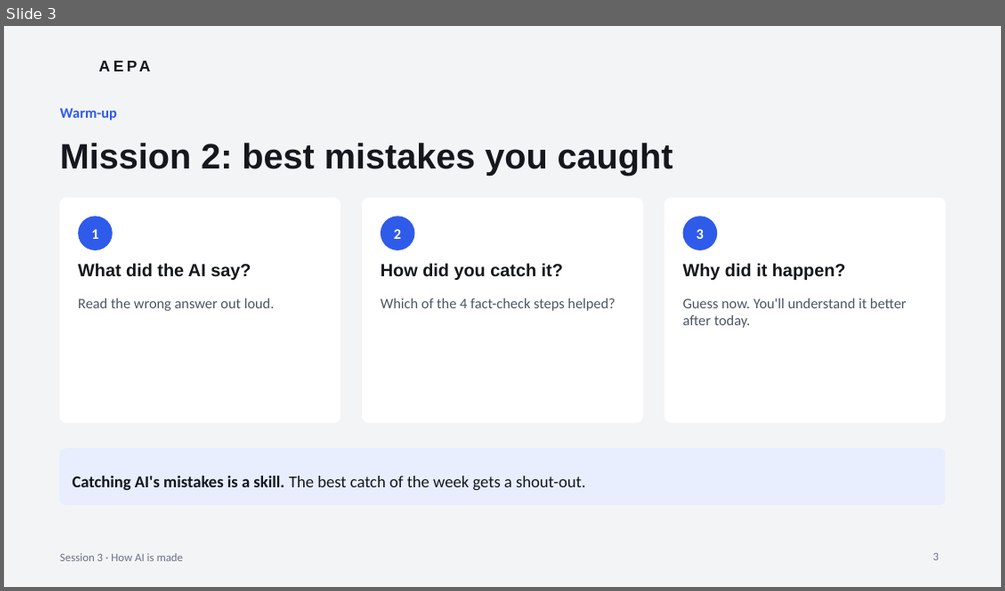
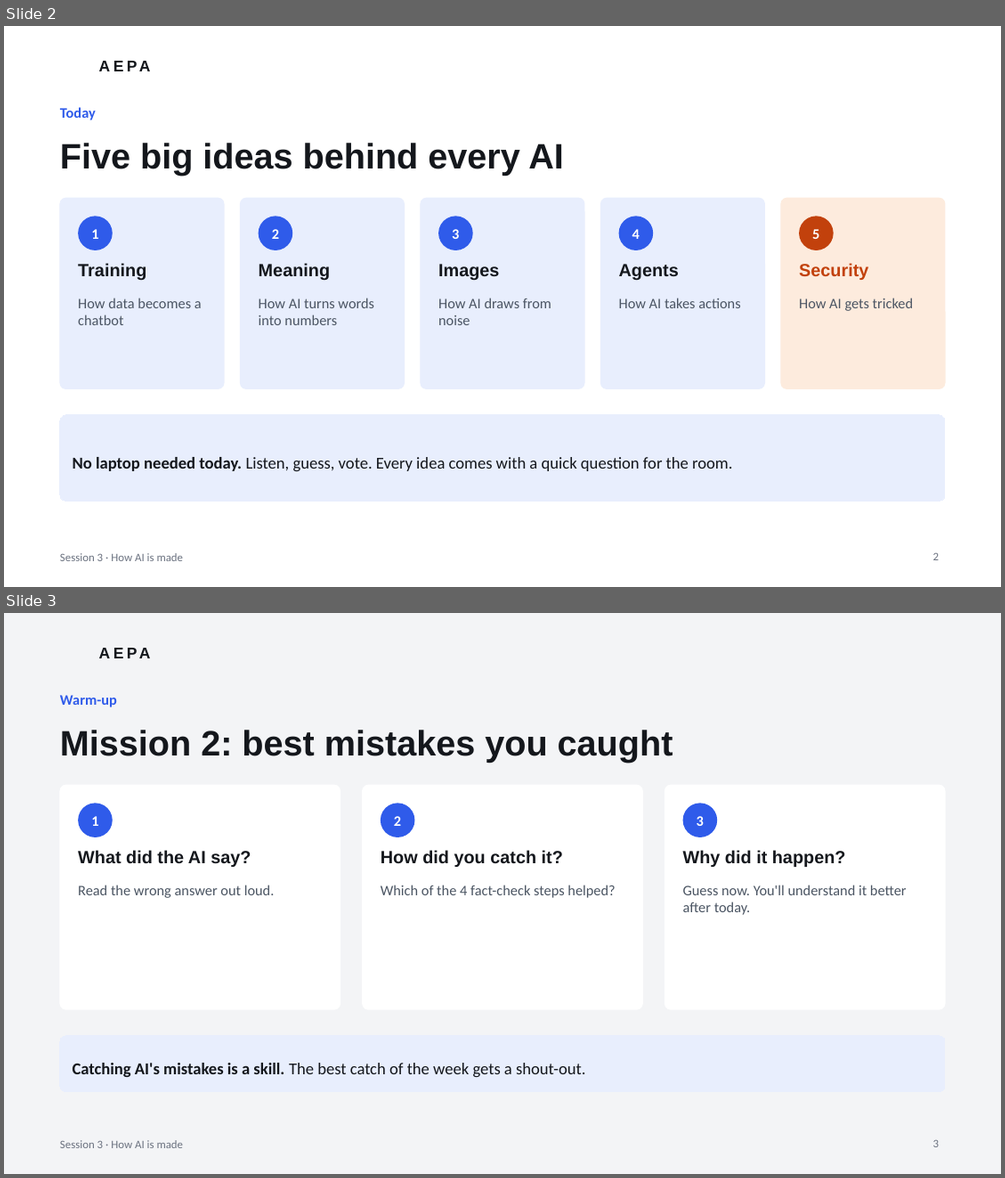
Before and after one commit to JTSG-cons/aepa-sessions, a slide deck: session-3/AEPA-Session-3.pptx. Shown one above the other, each under a label of ours: slide 3 before the commit, slides 2 and 3 after it. The pictures are 1005x591 and 1005x1178 pixels, drawn with LibreOffice and Linux fonts; fonts in the diff are those of the drawing; background and template pictures are left out. Boxes give left, top, right and bottom in pixels: in the first picture for what was removed or moved away, otherwise in the second. Text is boxed around its words. In the diff, an @@ line names an element or a change of style, - is before the commit and + after.

```diff
--- a/session-3/AEPA-Session-3.pptx
+++ b/session-3/AEPA-Session-3.pptx
@@ slide 2 added at (4,26,1001,587), background #FFFFFF; not listed: 2 template elements that a slide beside it also shows @@
@@ text added at (60,107,96,120), 14 pt, text #2F5BEA, bold @@
+Today
@@ title added at (60,143,564,175), 34 pt, text #14171C, bold @@
+Five big ideas behind every AI
@@ rounded rectangle added at (60,198,224,389), fill #E8EEFD, outline #E8EEFD 1 pt @@
@@ rounded rectangle added at (241,198,404,389), fill #E8EEFD, outline #E8EEFD 1 pt @@
@@ rounded rectangle added at (421,198,584,389), fill #E8EEFD, outline #E8EEFD 1 pt @@
@@ rounded rectangle added at (600,198,764,389), fill #E8EEFD, outline #E8EEFD 1 pt @@
@@ rounded rectangle added at (781,198,945,389), fill #FDEBDD, outline #FDEBDD 1 pt @@
@@ ellipse added at (78,216,113,250), fill #2F5BEA, 14 pt, text #FFFFFF, bold @@
+1
@@ ellipse added at (259,216,292,250), fill #2F5BEA, 14 pt, text #FFFFFF, bold @@
+2
@@ ellipse added at (438,216,473,250), fill #2F5BEA, 14 pt, text #FFFFFF, bold @@
+3
@@ ellipse added at (619,216,653,250), fill #2F5BEA, 14 pt, text #FFFFFF, bold @@
+4
@@ ellipse added at (799,216,833,250), fill #C2410C, 14 pt, text #FFFFFF, bold @@
+5
@@ text added at (78,263,146,280), 17 pt, text #14171C, bold @@
+Training
@@ text added at (259,263,330,280), 17 pt, text #14171C, bold @@
+Meaning
@@ text added at (438,264,499,280), 17 pt, text #14171C, bold @@
+Images
@@ text added at (619,264,679,281), 17 pt, text #14171C, bold @@
+Agents
@@ text added at (799,263,868,280), 17 pt, text #C2410C, bold @@
+Security
@@ text added at (78,297,202,325), 14 pt, text #4B5563 @@
+How data becomes a chatbot
@@ text added at (259,297,374,325), 14 pt, text #4B5563 @@
+How AI turns words into numbers
@@ text added at (438,297,551,325), 14 pt, text #4B5563 @@
+How AI draws from noise
@@ text added at (619,297,740,308), 14 pt, text #4B5563 @@
+How AI takes actions
@@ text added at (799,297,913,311), 14 pt, text #4B5563 @@
+How AI gets tricked
@@ rounded rectangle added at (60,415,945,501), fill #E8EEFD, outline #E8EEFD 0.75 pt, 16 pt, text #14171C @@
+No laptop needed today. Listen, guess, vote. Every idea comes with a quick question for the room.
@@ page number added at (933,553,938,560), 11 pt, text #6B7280 @@
+2
```
Also in this commit, not shown: 12 slides changed, 3 other slides added, 5 slides removed, 2 other files.
